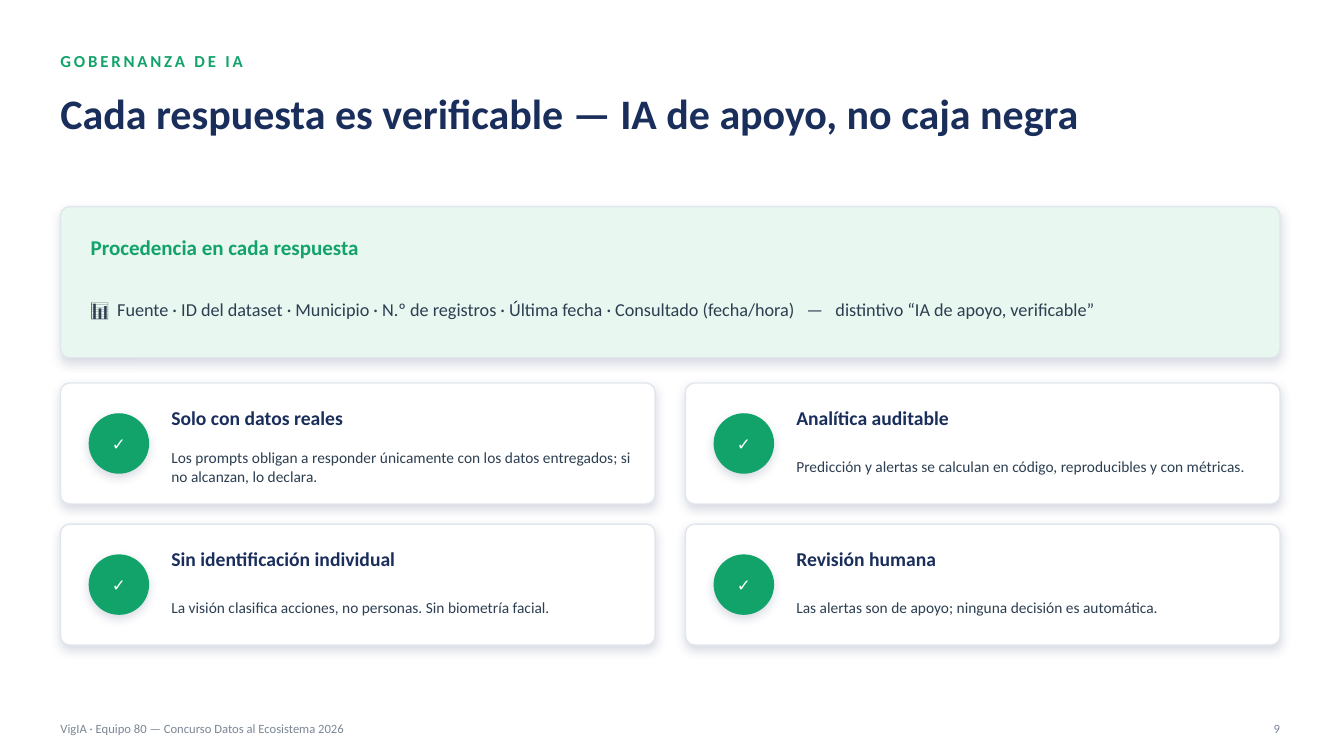
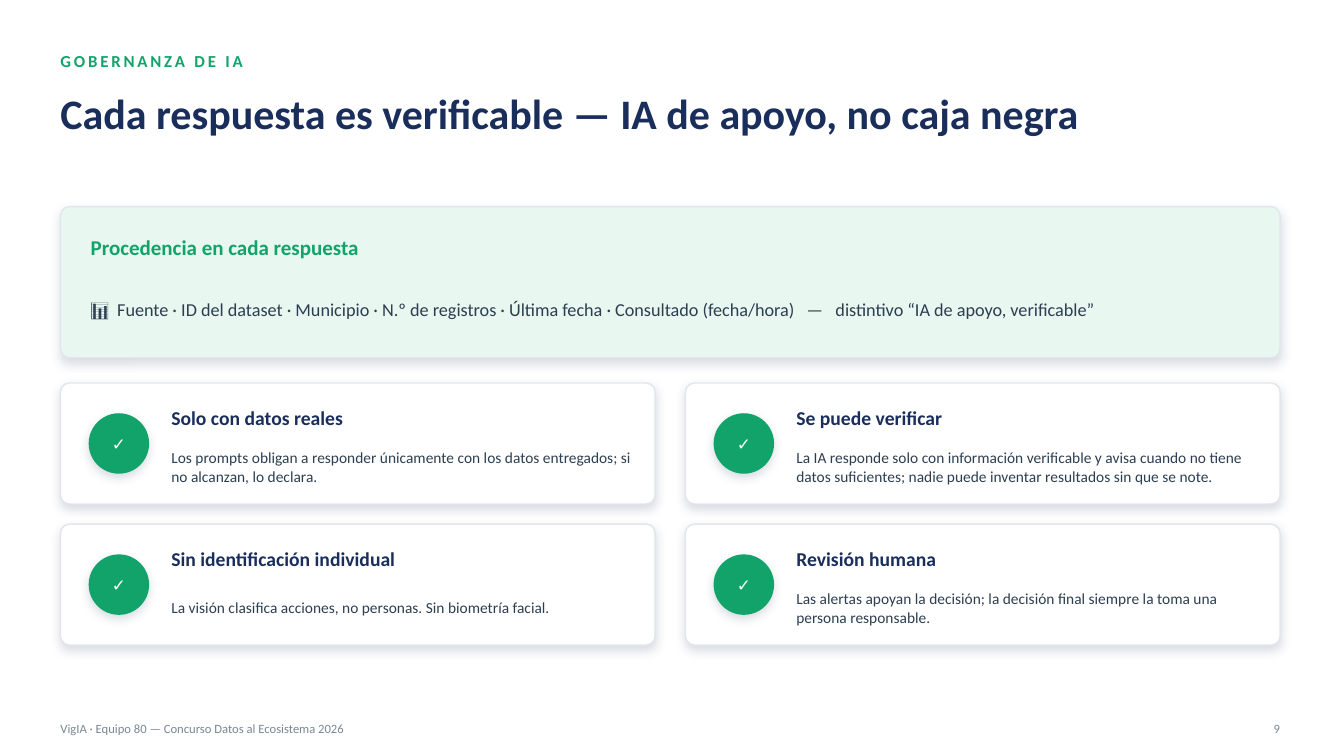
Before and after one commit to iandresnovaf/vigia, a slide deck: slide 11 of docs/presentacion/VigIA-Equipo80.pptx (slide 10 before the commit). Drawn at 1344x756 pixels with LibreOffice and Linux fonts; fonts in the diff are those of the drawing. Boxes give left, top, right and bottom in pixels: in the first picture for what was removed or moved away, otherwise in the second. Text is boxed around its words. In the diff, an @@ line names an element or a change of style, - is before the commit and + after.

Commit message:
docs(pptx): resuelve comentarios de revisión + nueva slide 'cómo leemos los datos'
Incorpora los 8 comentarios de Mariana Martínez en el deck:
- El reto: redacción ajustada + 'desactualizados o tardíos'
- Fuentes de datos: aclara que el piloto solo usa MQ-2 (aire), sin sensor de
  sonido físico; simplifica descripción del clima IDEAM
- Arquitectura: subtítulo reformulado
- IA multi-agente: confirma inclusión de alertas (✓ destacado)
- Rigor técnico: vincula umbrales de alerta con estándares OMS explícitos
- Gobernanza de IA: reemplaza jerga técnica ('código') por lenguaje llano
- Regulación: agrega Decreto 768 de 2025 (videovigilancia en Propiedad
  Horizontal), relevante para hurto a residencias
- Anexo A4: aclara que 'agente' es un módulo de software, no una persona/empresa
- Anexo A5: confirma el flujo push/pull tal como lo entendió el equipo

Nueva diapositiva 'Rigor y transparencia — ¿Cómo leemos los datos?' con un
ejemplo real de la demo (Risaralda-CVC, 500 registros, tendencia estable,
confianza media R²=0.23/MAPE=9.85%), explicando en lenguaje llano: quién genera
la interpretación (IA vs. reglas), cómo se calcula la tendencia y la confianza,
y la frecuencia de consulta a los datasets (en vivo, sin caché).

```diff
--- a/docs/presentacion/VigIA-Equipo80.pptx
+++ b/docs/presentacion/VigIA-Equipo80.pptx
@@ text at [796,411,942,428]: text changed @@
-Analítica auditable
+Se puede verificar
@@ text at [796,452,1242,485]: text changed @@
-Predicción y alertas se calculan en código, reproducibles y con métricas.
+La IA responde solo con información verificable y avisa cuando no tiene datos suficientes; nadie puede inventar resultados sin que se note.
@@ text at [796,593,1217,626]: text changed @@
-Las alertas son de apoyo; ninguna decisión es automática.
+Las alertas apoyan la decisión; la decisión final siempre la toma una persona responsable.
```
Also in this commit, not shown: 14 other slides changed, 1 slide added.
